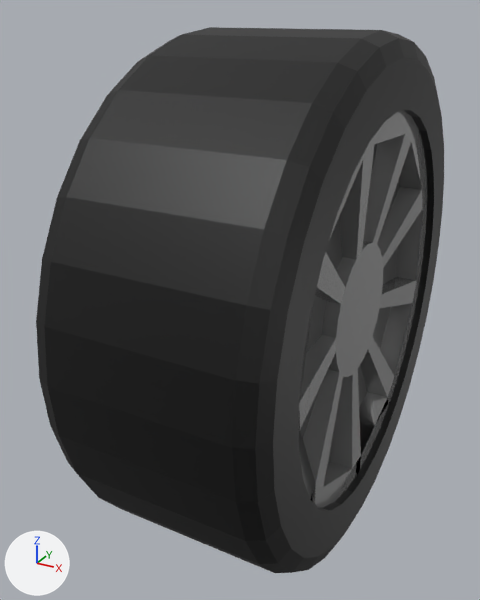
Renders of the OBJ model Resources/demo_car/rear_right_tire.obj from each side of a commit.
Camera for both pictures: a 50 mm camera at (1.074, -2.012, 0.55) aimed at (0.678, -1.293, 0.191). Lighting does not change. The marker at lower left points along +X, +Y and +Z. Where no turn or scale is listed for an object, it has been applied to the vertices.

The scene before the commit, as lines of its bpy script (objects in view):
```python
me_s15_wheel_bk_r = bpy.data.meshes.new('s15-wheel.Bk.R')
me_s15_wheel_bk_r.from_pydata(...)  # 382 vertices, 792 faces; spans x 0.593..0.862, y -1.593..-0.932, z -0.133..0.529
# faces by material slot: [508, 284]
me_s15_wheel_bk_r.materials.append(mat_ban)  # black #000000
me_s15_wheel_bk_r.materials.append(mat_velg)  # grey #a3a3a3
ob_s15_wheel_bk_r = bpy.data.objects.new('s15-wheel.Bk.R', me_s15_wheel_bk_r)
ob_s15_wheel_bk_r.location = (0.0, 0.0, 0.0)
```
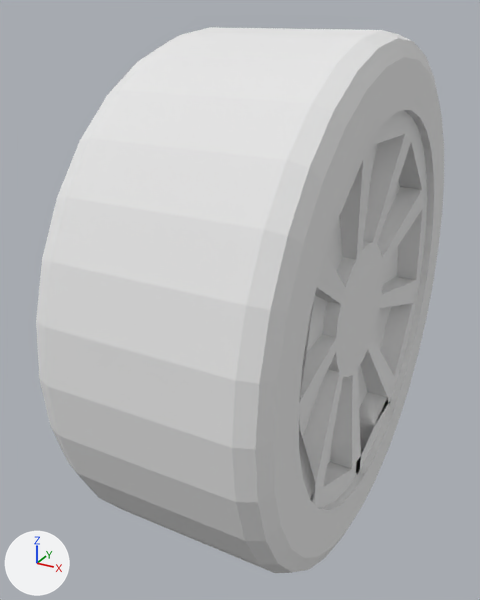
The newer file is also turned or shifted as a whole; pictures and numbers use the older file's frame.

Pixel boxes [x1, y1, x2, y2] of what changed, in the pictures (480 x 600 px):
part 1 of me_s15_wheel_bk_r, recoloured (black to white): [36, 27, 444, 573] in both
part 2 of me_s15_wheel_bk_r, recoloured: [299, 110, 427, 508] in both

Diff of the bpy script that builds the scene:
```diff
--- a/Resources/demo_car/rear_right_tire.obj.py
+++ b/Resources/demo_car/rear_right_tire.obj.py
@@ mat_ban_003 @@
+mat_ban_003 = principled_material('ban.003')
+mat_ban_003.base_color = (0.8, 0.8, 0.8)  # white #e7e7e7
+mat_ban_003.roughness = 1.0
@@ mat_velg_003 @@
+mat_velg_003 = principled_material('velg.003')
+mat_velg_003.base_color = (0.8, 0.8, 0.8)  # white #e7e7e7
+mat_velg_003.roughness = 1.0
@@ me_s15_wheel_bk_r @@
 me_s15_wheel_bk_r.from_pydata(...)  # 382 vertices, 792 faces; spans x 0.593..0.862, y -1.593..-0.932, z -0.133..0.529
 # used by ob_s15_wheel_bk_r; location = (0.0, 0.0, 0.0)
+# me_s15_wheel_bk_r part 1: all 508 faces that had it switch from mat_ban (black #000000) to mat_ban_003 (white #e7e7e7)
+# me_s15_wheel_bk_r part 2: all 284 faces that had it switch from mat_velg (grey #a3a3a3) to mat_velg_003 (white #e7e7e7)
```
